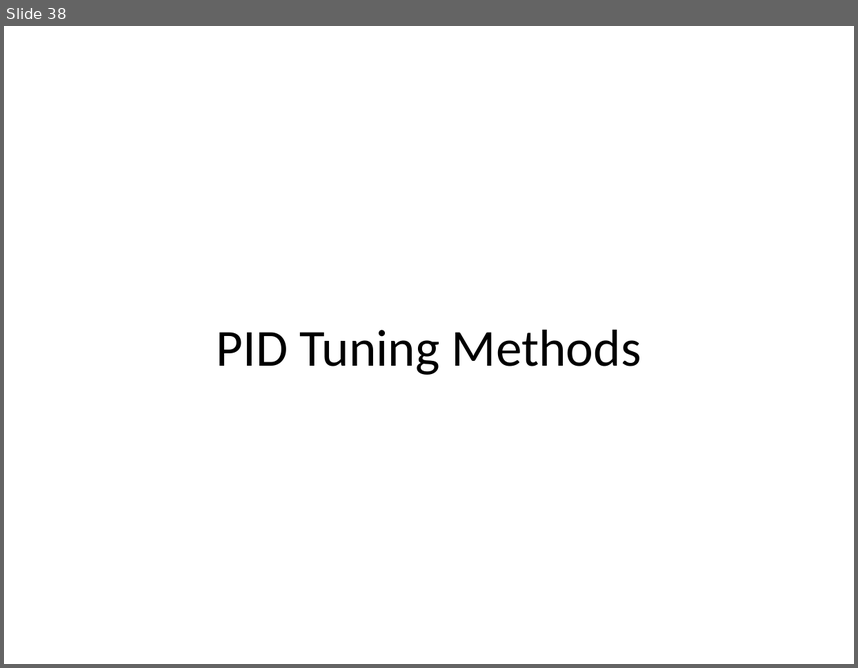
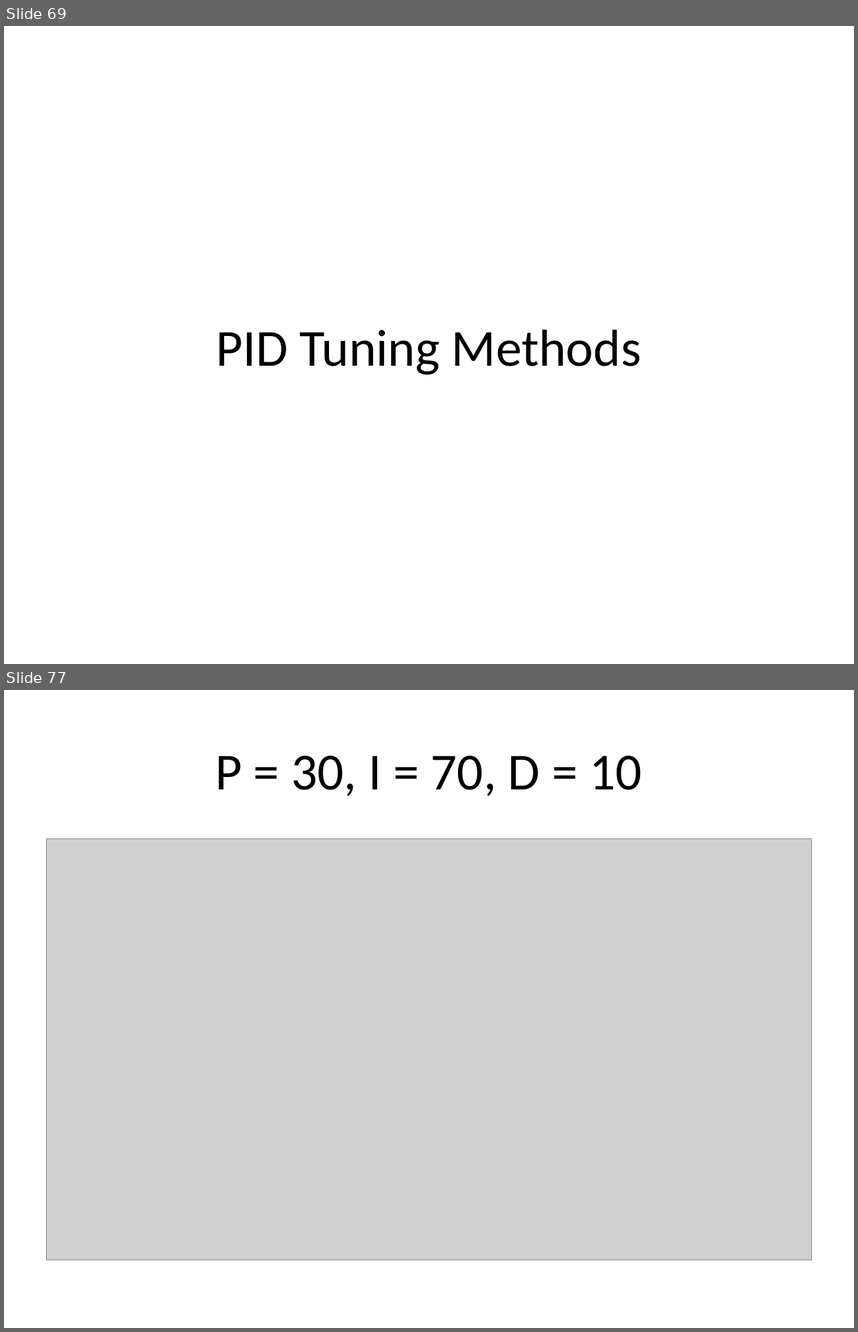
Before and after one commit to arkorobotics/PID, a slide deck: Documents/PID.pptx. Shown one above the other, each under a label of ours: slide 38 before the commit, slides 69 and 77 after it; the slides between them are not shown. The pictures are 858x668 and 858x1332 pixels, drawn with LibreOffice and Linux fonts; fonts in the diff are those of the drawing; grey boxes stand for pictures. Boxes give left, top, right and bottom in pixels: in the first picture for what was removed or moved away, otherwise in the second. Text is boxed around its words. In the diff, an @@ line names an element or a change of style, - is before the commit and + after.

```diff
--- a/Documents/PID.pptx
+++ b/Documents/PID.pptx
@@ slide 77 added at box(4, 690, 854, 1328), background #FFFFFF @@
@@ title added at box(215, 756, 642, 796), 44 pt, text #000000 @@
+P = 30, I = 70, D = 10
@@ picture added at box(47, 839, 811, 1259) @@
@@ what was slide 38 is now slide 69 @@
```
Also in this commit, not shown: 2 slides changed, 40 other slides added, 1 slide removed, 1 other file.
